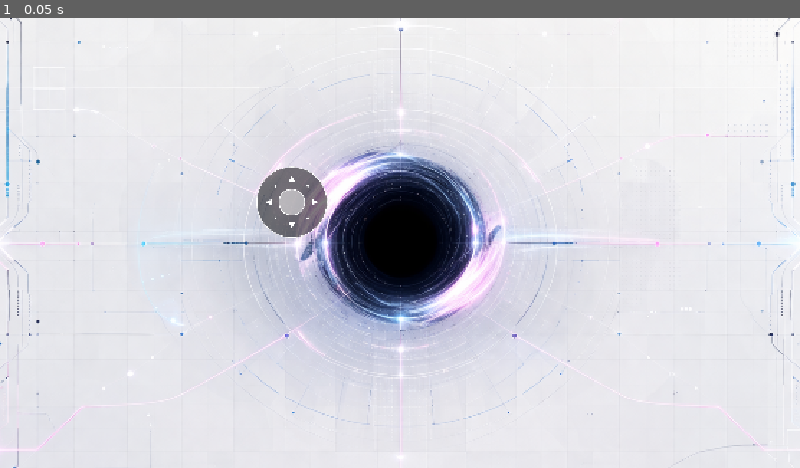
Above: before the commit, frame 1.
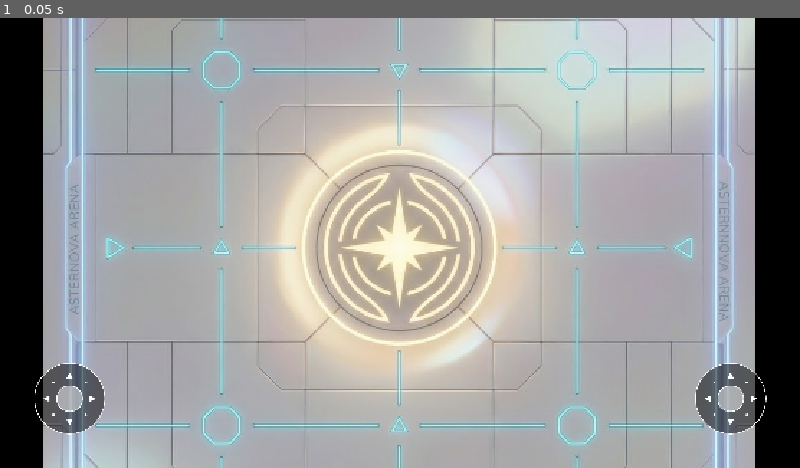
Above: after the commit, the same moment.

Repository: TimeCraker/go-dot-game
Game: Godot game, scene res://scene/main/Main.tscn
Same seed, same stepped clock (60 frames per second), same inputs: the game is played once before the commit and once after it.
Inputs:
- Up to frame 1 (0.05 s): no input

The runs differ from the first frame. In frame 1, 98% of the frame differs, in the area x 0-100%, y 0-100%.

Commit message:
1.0最终版 后续再开发维护 此版本为修改后最终的第一期稳定版本

Diff:
--- a/project.godot
+++ b/project.godot
@@ -53,4 +53,5 @@
 rendering_device/driver.windows="d3d12"
 renderer/rendering_method="gl_compatibility"
 renderer/rendering_method.mobile="gl_compatibility"
+textures/vram_compression/import_etc2_astc=true
 viewport/transparent_background=true
--- a/scene/main/Main.tscn
+++ b/scene/main/Main.tscn
@@ -9,6 +9,7 @@
 script = ExtResource("1_ngnri")
 
 [node name="Map_Arena" parent="." unique_id=648806103 instance=ExtResource("2_kxuim")]
+position = Vector2(-512, -504)
 
 [node name="GroupCamera" parent="." unique_id=98295495 instance=ExtResource("3_62xol")]
 
@@ -19,10 +20,8 @@
 anchors_preset = 2
 anchor_top = 1.0
 anchor_bottom = 1.0
-offset_left = -457.0
-offset_top = -471.0
-offset_right = -257.0
-offset_bottom = -271.0
+offset_top = -200.0
+offset_right = 200.0
 grow_vertical = 0
 dynamic_area_top_margin = 0.5
 dynamic_area_right_margin = 0.45
@@ -34,10 +33,8 @@
 anchor_top = 1.0
 anchor_right = 1.0
 anchor_bottom = 1.0
-offset_left = -832.0
-offset_top = -483.0
-offset_right = -632.0
-offset_bottom = -283.0
+offset_left = -200.0
+offset_top = -200.0
 grow_horizontal = 0
 grow_vertical = 0
 dynamic_area_left_margin = 0.55
--- a/scene/map_arena/map_arena.tscn
+++ b/scene/map_arena/map_arena.tscn
@@ -1,8 +1,17 @@
 [gd_scene format=3 uid="uid://cs1dqywx0su7k"]
 
-[ext_resource type="Texture2D" uid="uid://dgmarf0u0u5ub" path="res://assets/map_picture/game_map.png" id="1_apqem"]
+[ext_resource type="Texture2D" uid="uid://dm8jkv44yo3gf" path="res://assets/map_picture/arena_map_v2.jpg" id="1_r8d51"]
 
 [node name="Map_Arena" type="Node2D" unique_id=648806103]
 
-[node name="Sprite2D" type="Sprite2D" parent="." unique_id=1634431794]
-texture = ExtResource("1_apqem")
+[node name="TextureRect" type="TextureRect" parent="." unique_id=1665566788]
+anchors_preset = 15
+anchor_right = 1.0
+anchor_bottom = 1.0
+offset_left = -1.0
+offset_top = -1.0
+offset_right = 1023.0
+offset_bottom = 1023.0
+grow_horizontal = 2
+grow_vertical = 2
+texture = ExtResource("1_r8d51")
--- a/scripts/BattleWsClient.gd
+++ b/scripts/BattleWsClient.gd
@@ -15,6 +15,26 @@
 var _last_state: int = WebSocketPeer.STATE_CLOSED
 # ===== 新增代码 END =====
 
+func _resolve_ws_base(raw_ws_base: String) -> String:
+	# 优先使用前端注入（Web 线上/联调主路径）
+	var from_frontend := raw_ws_base.strip_edges()
+	if not from_frontend.is_empty():
+		return from_frontend
+
+	# Web 导出兜底：基于当前页面域名自动拼接 ws/wss
+	if OS.has_feature("web"):
+		var protocol := "ws://"
+		var host := ""
+		var is_https = JavaScriptBridge.eval("window.location.protocol === 'https:'")
+		if bool(is_https):
+			protocol = "wss://"
+		host = str(JavaScriptBridge.eval("window.location.host"))
+		if not host.is_empty():
+			return protocol + host + "/ws"
+
+	# 本地 Godot 编辑器运行兜底
+	return "ws://127.0.0.1:8081/ws"
+
 func connect_to_server() -> void:
 	# ===== 新增代码 START =====
 	# 修改内容：从 GameManager 读取参数并拼接网关 URL
@@ -27,11 +47,7 @@
 	var gm := get_node("/root/GameManager")
 	var token: String = str(gm.token)
 	var room_id: String = str(gm.room_id)
-	var ws_base: String = str(gm.ws_base)
-
-	if ws_base.is_empty():
-		push_error("[BattleWsClient] ws_base 为空，无法连接")
-		return
+	var ws_base: String = _resolve_ws_base(str(gm.ws_base))
 
 	var separator := "?"
 	if ws_base.find("?") != -1:
Not shown, added: addons/kenney_prototype_textures/LICENSE.txt
Binary file added: addons/kenney_prototype_textures/dark/texture_01.png
Not shown, added: addons/kenney_prototype_textures/dark/texture_01.png.import
Binary file added: addons/kenney_prototype_textures/dark/texture_02.png
Not shown, added: addons/kenney_prototype_textures/dark/texture_02.png.import
Binary file added: addons/kenney_prototype_textures/dark/texture_03.png
Not shown, added: addons/kenney_prototype_textures/dark/texture_03.png.import
Binary file added: addons/kenney_prototype_textures/dark/texture_04.png
Not shown, added: addons/kenney_prototype_textures/dark/texture_04.png.import
Binary file added: addons/kenney_prototype_textures/dark/texture_05.png
Not shown, added: addons/kenney_prototype_textures/dark/texture_05.png.import
Binary file added: addons/kenney_prototype_textures/dark/texture_06.png
(and 153 more such lines)
